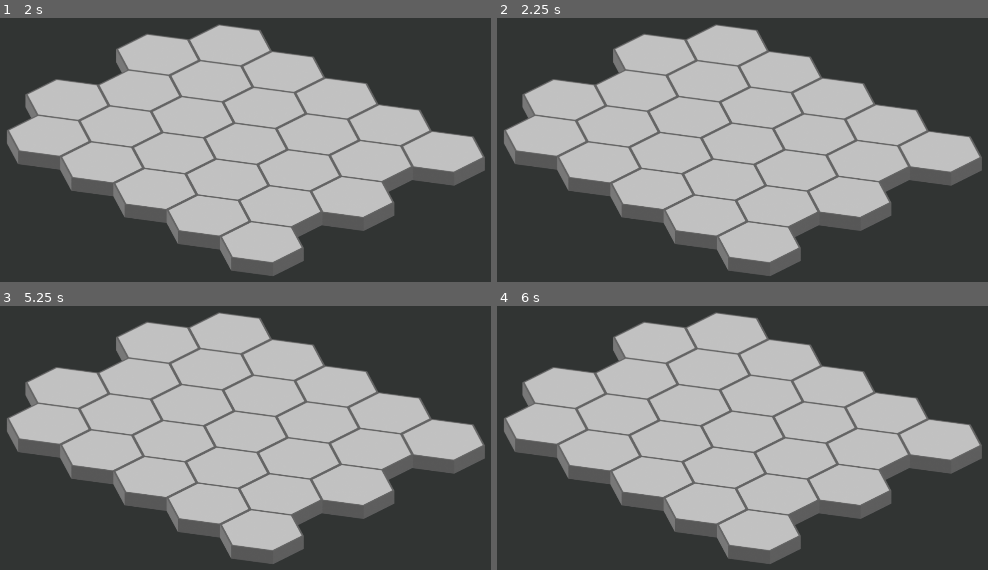
Above: before the commit, frames 1-4 (two rows, left to right).
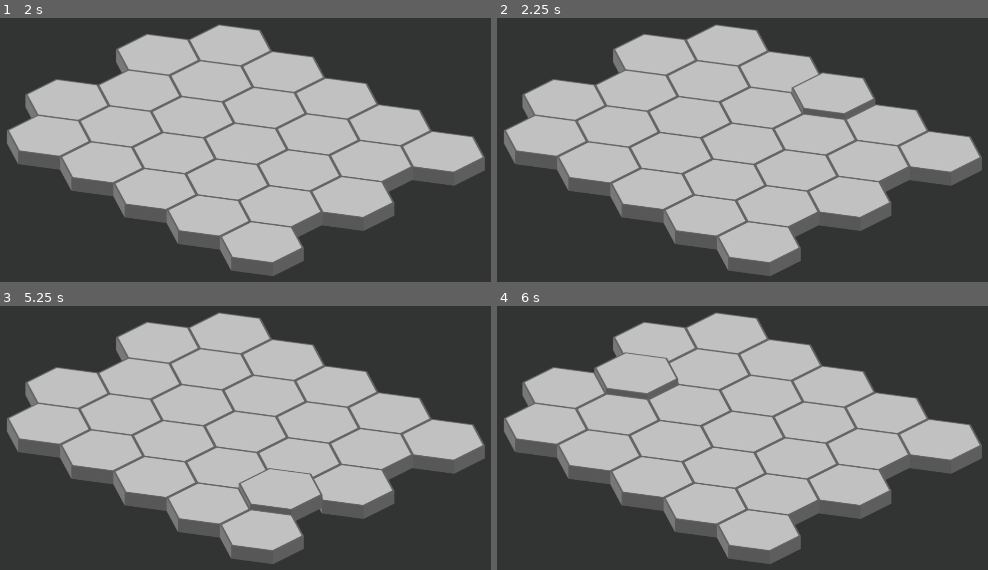
Above: after the commit, the same moments.

Repository: derUbermenk/IsoMapMaker
Game: Godot game, scene res://Scenes/MapGenerator.tscn
Two runs of this game, one before a commit and one after it. Both use one fixed random seed, a clock stepped at 60 frames per second and the inputs below.
Inputs (mouse positions are in pixels of both pictures, inside the frame that each line leads up to):
- Up to frame 1 (2 s): tap Enter at 0.5 s; move the mouse to (407, 181) at 0.52 s; tap Space at 1.25 s; move the mouse to (68, 226) at 1.27 s
- Up to frame 2 (2.25 s): tap Enter at 2 s; move the mouse to (806, 105) at 2.02 s
- Up to frame 3 (5.25 s): tap Space at 2.75, 4.25 s; move the mouse to (outside the picture) at 2.77 s; tap Enter at 3.5 s; move the mouse to (471, 559) at 3.52 s; move the mouse to (outside the picture) at 4.27 s; move the mouse to (270, 490) at 5.02 s
- Up to frame 4 (6 s): move the mouse to (605, 379) at 5.77 s

Frame 1 is identical in both runs. In frame 2, 0.8% of the frame differs, in the area x 59-77%, y 20-39%; in frame 3, 0.7%; in frame 4, 0.7%.

Commit message:
refactor tile loading for more flexible tile types

Diff:
--- a/Scenes/HexTile.tscn
+++ b/Scenes/HexTile.tscn
@@ -1,15 +1,10 @@
-[gd_scene load_steps=3 format=2]
+[gd_scene load_steps=2 format=2]
 
 [ext_resource path="res://Assets/Tiles/hex.png" type="Texture" id=1]
-[ext_resource path="res://Assets/Tiles/hex_square.png" type="Texture" id=2]
 
 [node name="HexTile" type="Node2D"]
 
 [node name="Hex" type="Sprite" parent="."]
+position = Vector2( 131, 259 )
 texture = ExtResource( 1 )
-offset = Vector2( 128, -256 )
-
-[node name="HexSquare" type="Sprite" parent="."]
-visible = false
-texture = ExtResource( 2 )
-offset = Vector2( 128, -256 )
+offset = Vector2( 0, -512 )
--- a/Scenes/MapGenerator.gd
+++ b/Scenes/MapGenerator.gd
@@ -1,8 +1,6 @@
 extends Node2D
 
-var hex_tile_coord = "res://Scenes/HexTile.tscn"
-var tile_coord = "res://Scenes/Tile.tscn"
-var tile_scene = load(hex_tile_coord)
+var tile_scene = load("res://Scenes/Tile.tscn")
 
 # represents number of tiles
 var world_size = 5
@@ -25,30 +23,13 @@
 	track_mouse_loc()
 
 func draw_world():
-	for y in world_size:
-		for x in world_size:
-			if y % 2 != 0:
+	for row in world_size:   # y
+		for col in world_size: # x
+			var x = col
+			var y = row * y_off
+			if row % 2 != 0:
 				x -= 0.5
-			draw_hex_tile(x, y)
-
-func draw_hex_tile(x, y):
-	# resize i_hat and j_hat vectors accoriding to tile width and height
-		# divide tile_width by 2 since original takes more than 2 reference tiles
-		# ref tile is 1:1
-	var i_hat = Vector2(1 * tile_width / 2, 0.5 * tile_height)
-	var j_hat = Vector2(-1 * tile_width / 2, 0.5 * tile_height)
-	# note tile position/pivot is in bottom left of sprite
-
-
-	var tile_position: Vector2 = (x * i_hat) + (y * y_off * j_hat)
-
-	var tile = tile_scene.instance()
-	tile.position = tile_position
-
-	# YSort arranges draw order by y position.
-	get_node("YSort").add_child(tile)
-
-
+			draw_tile(x, y)
 
 func draw_tile(x, y):
 	# resize i_hat and j_hat vectors accoriding to tile width and height
@@ -58,9 +39,11 @@
 	var j_hat = Vector2(-1 * tile_width / 2, 0.5 * tile_height)
 	# note tile position/pivot is in bottom left of sprite
 
-	var tile_position: Vector2 = (x * i_hat) + (y * j_hat)
+
+	var tile_position: Vector2 = (x * i_hat) + (y *  j_hat)
 
 	var tile = tile_scene.instance()
+	tile.type = "hex"
 	tile.position = tile_position
 
 	# YSort arranges draw order by y position.
--- a/Scenes/Tile.gd
+++ b/Scenes/Tile.gd
@@ -1,15 +1,21 @@
 extends Node2D
 
+class_name Tile
+
+# handles offset
 var hover_position
 var rest_position
+var type
 
 onready var tile_area = get_node("TileArea")
+onready var tile_sprite = get_node("Sprite")
 
 func _ready():
 	# set rest position as the position on instance
 	rest_position = position
 	hover_position = Vector2(position.x, position.y - 128 * 0.10 )
 
+	tile_sprite.texture = load("res://Assets/Tiles/"+type+".png")
 
 func _process(delta):
 	pass
--- a/Scenes/Tile.tscn
+++ b/Scenes/Tile.tscn
@@ -1,21 +1,20 @@
 [gd_scene load_steps=3 format=2]
 
-[ext_resource path="res://Assets/Tiles/true_iso_asphalt.png" type="Texture" id=1]
+[ext_resource path="res://Assets/Tiles/hex.png" type="Texture" id=1]
 [ext_resource path="res://Scenes/Tile.gd" type="Script" id=2]
 
 [node name="Tile" type="Node2D"]
 script = ExtResource( 2 )
 
-[node name="Sprite" type="Sprite" parent="."]
-position = Vector2( 0, -159 )
-texture = ExtResource( 1 )
-offset = Vector2( 127, -95 )
-
 [node name="TileArea" type="Area2D" parent="."]
+position = Vector2( 153, -53 )
 
 [node name="CollisionPolygon2D" type="CollisionPolygon2D" parent="TileArea"]
-position = Vector2( 127, -33 )
-polygon = PoolVector2Array( 110, -65, 0, -119, -111, -64, 0, -10 )
+polygon = PoolVector2Array( 0, 0, 65, -31, 43, -76, -51, -88, -116, -55, -94, -11 )
+
+[node name="Sprite" type="Sprite" parent="."]
+texture = ExtResource( 1 )
+offset = Vector2( 128, -256 )
 
 [connection signal="mouse_entered" from="TileArea" to="." method="_on_TileArea_mouse_entered"]
 [connection signal="mouse_exited" from="TileArea" to="." method="_on_TileArea_mouse_exited"]
--- a/project.godot
+++ b/project.godot
@@ -7,6 +7,16 @@
 ;   param=value ; assign values to parameters
 
 config_version=4
+
+_global_script_classes=[ {
+"base": "Node2D",
+"class": "Tile",
+"language": "GDScript",
+"path": "res://Scenes/Tile.gd"
+} ]
+_global_script_class_icons={
+"Tile": ""
+}
 
 [application]
 
Binary file removed: Assets/Tiles/hex_iso.png
Binary file removed: Assets/Tiles/hex_square.png
Binary file added: Assets/Tiles/terrain/land.png
Not shown, changed: Assets/Tiles/terrain/land.png.import
Binary file added: Assets/Tiles/terrain/ocean.png
Not shown, changed: Assets/Tiles/terrain/ocean.png.import
Binary file added: Assets/Tiles/terrain/plain.png
Not shown, changed: Assets/Tiles/terrain/plain.png.import
Binary file removed: Assets/Tiles/true_iso_asphalt.png
